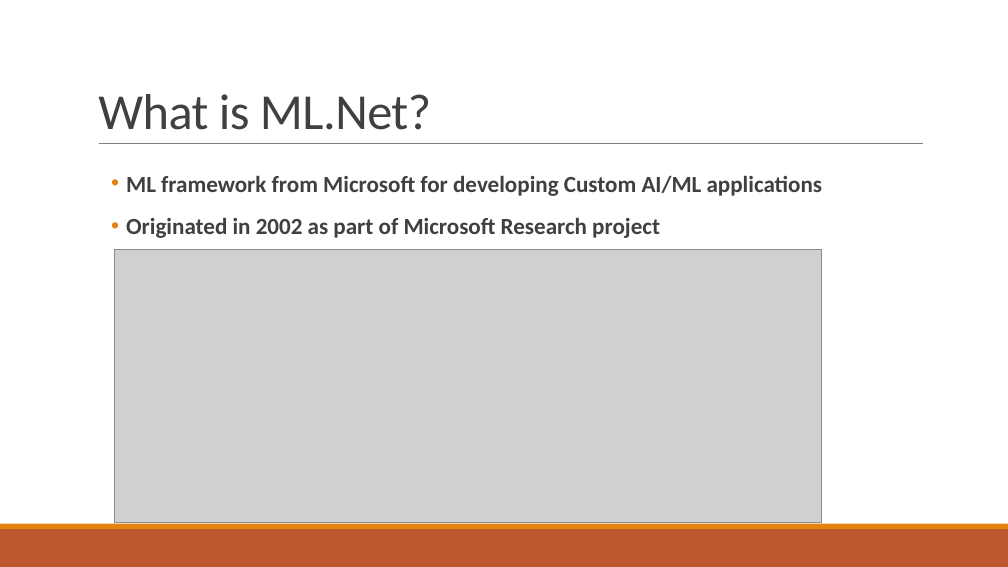
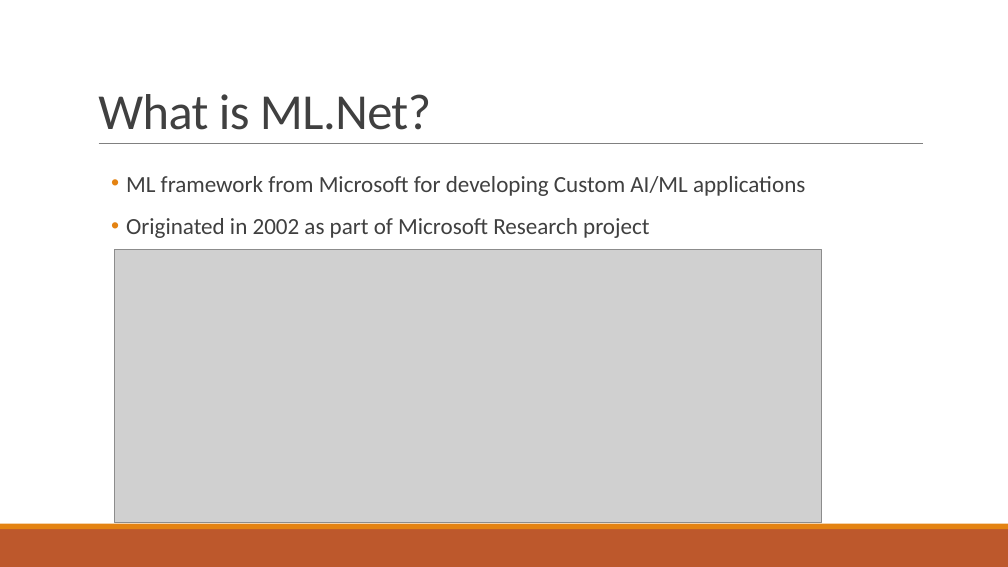
Before and after one commit to praveenraghuvanshi1512/AIML, a slide deck: slide 12 of Meetup_DotNet_10_Aug_2019/ML_Net_Praveen_Raghuvanshi_10_Aug_2019.pptx. Drawn at 1008x567 pixels with LibreOffice and Linux fonts; fonts in the diff are those of the drawing; grey boxes stand for pictures. Boxes give left, top, right and bottom in pixels: in the first picture for what was removed or moved away, otherwise in the second. Text is boxed around its words. In the diff, an @@ line names an element or a change of style, - is before the commit and + after.

Commit message:
Modified source code : Add project to solution
Updated PPT

```diff
--- a/Meetup_DotNet_10_Aug_2019/ML_Net_Praveen_Raghuvanshi_10_Aug_2019.pptx
+++ b/Meetup_DotNet_10_Aug_2019/ML_Net_Praveen_Raghuvanshi_10_Aug_2019.pptx
@@ text "ML framework from Microsoft for ..." at [126,176,805,238]: bold off @@
```
Also in this commit, not shown: 3 other slides changed, 2 other files.
